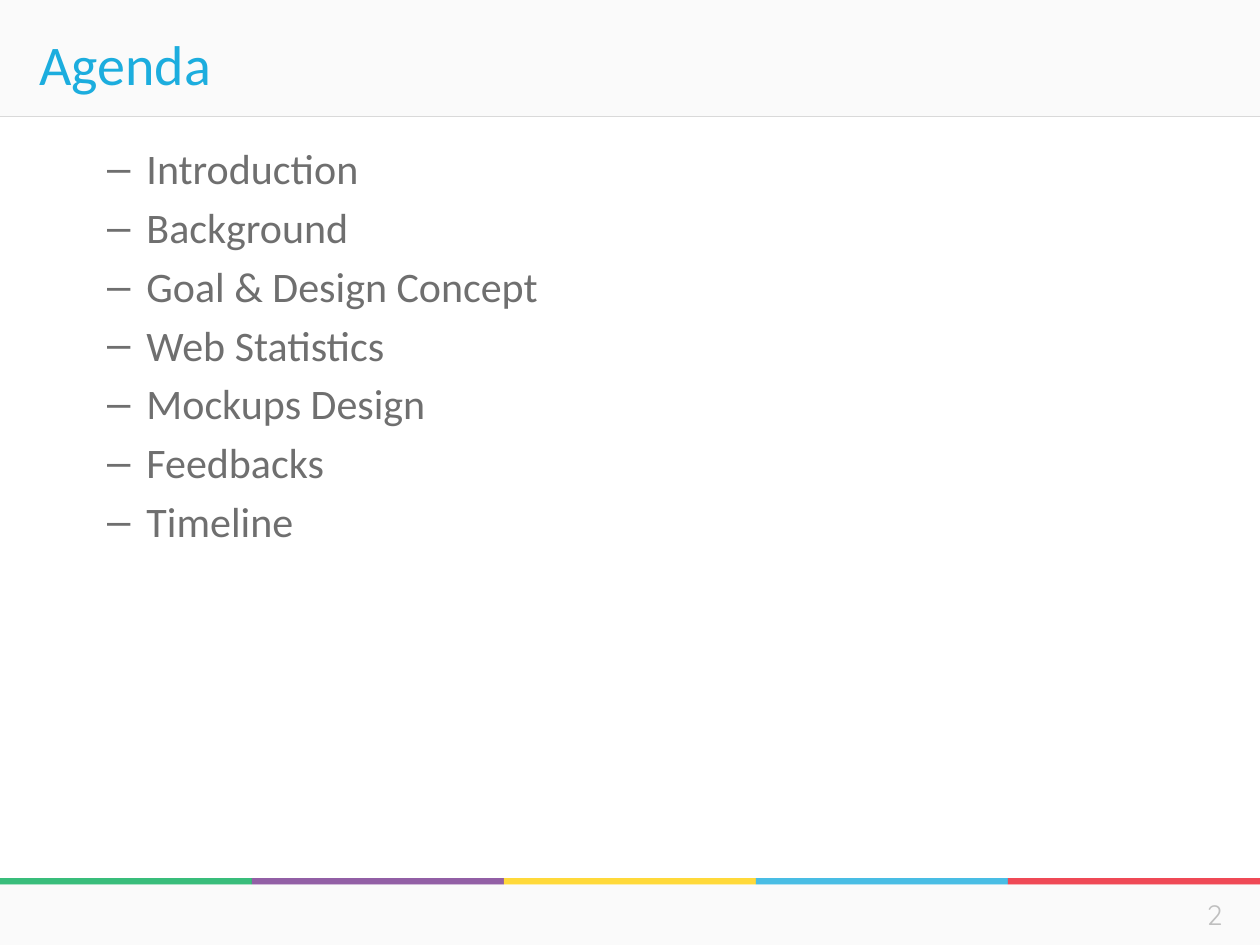
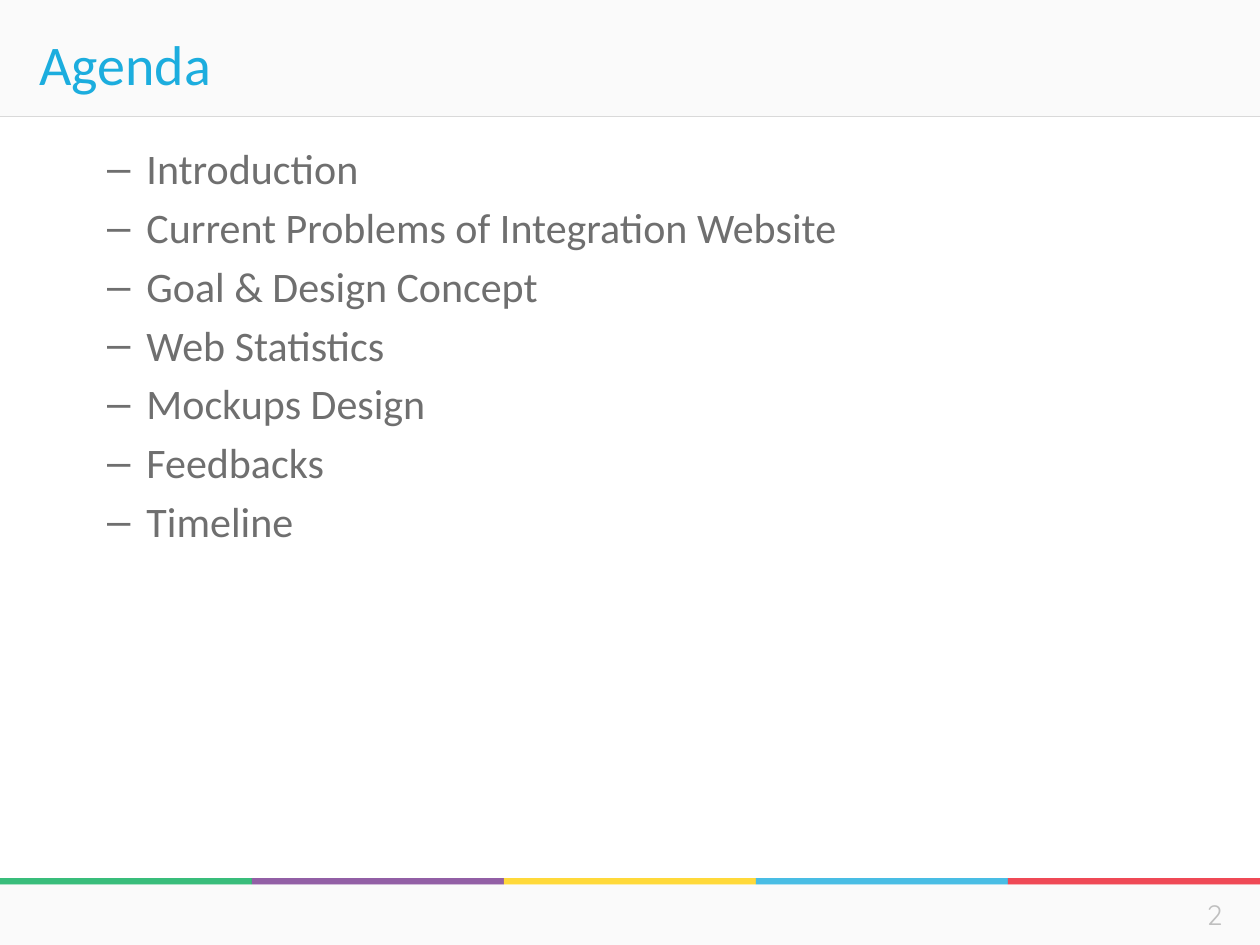
Before and after one commit to donus3/BusGoEveryWhere, a slide deck: slide 2 of Integration New Homepage.pptx. Drawn at 1260x945 pixels with LibreOffice and Linux fonts; fonts in the diff are those of the drawing; background and template pictures are left out. Boxes give left, top, right and bottom in pixels: in the first picture for what was removed or moved away, otherwise in the second. Text is boxed around its words. In the diff, an @@ line names an element or a change of style, - is before the commit and + after.

```diff
--- a/Integration New Homepage.pptx
+++ b/Integration New Homepage.pptx
@@ text at (x1=146, y1=214, x2=836, y2=250): text changed @@
-  – Background
+  – Current Problems of Integration Website
```
Also in this commit, not shown: 10 other slides changed, 4 slides added, 3 slides removed.
